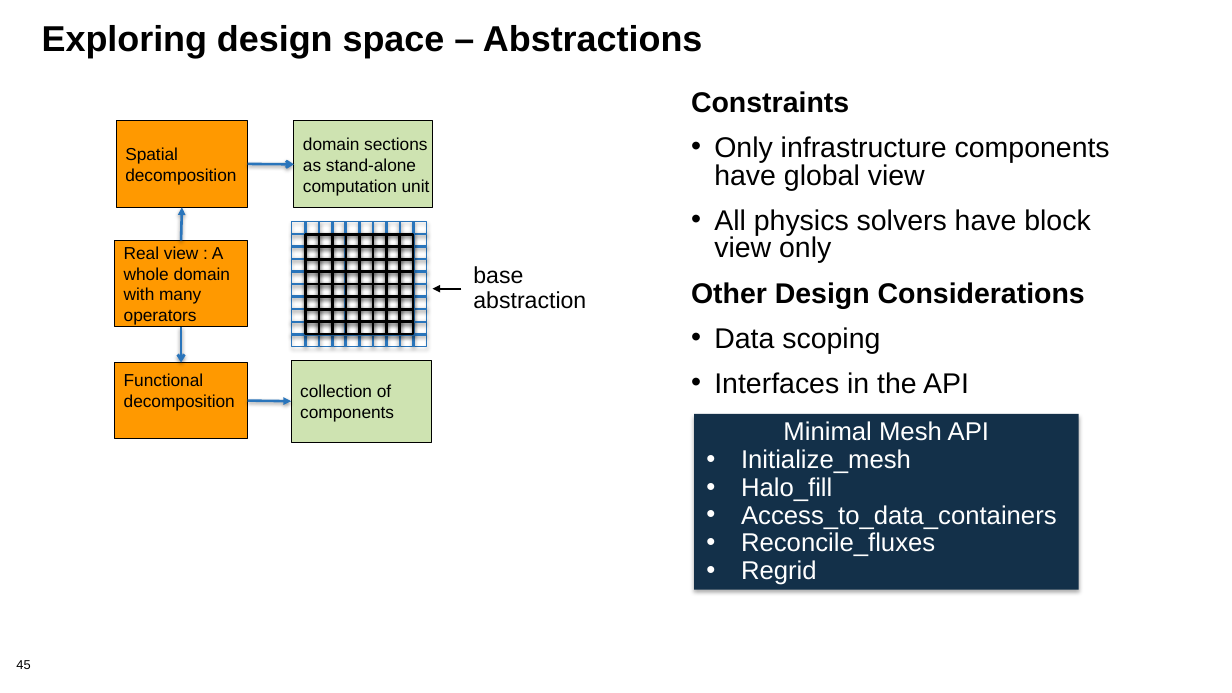
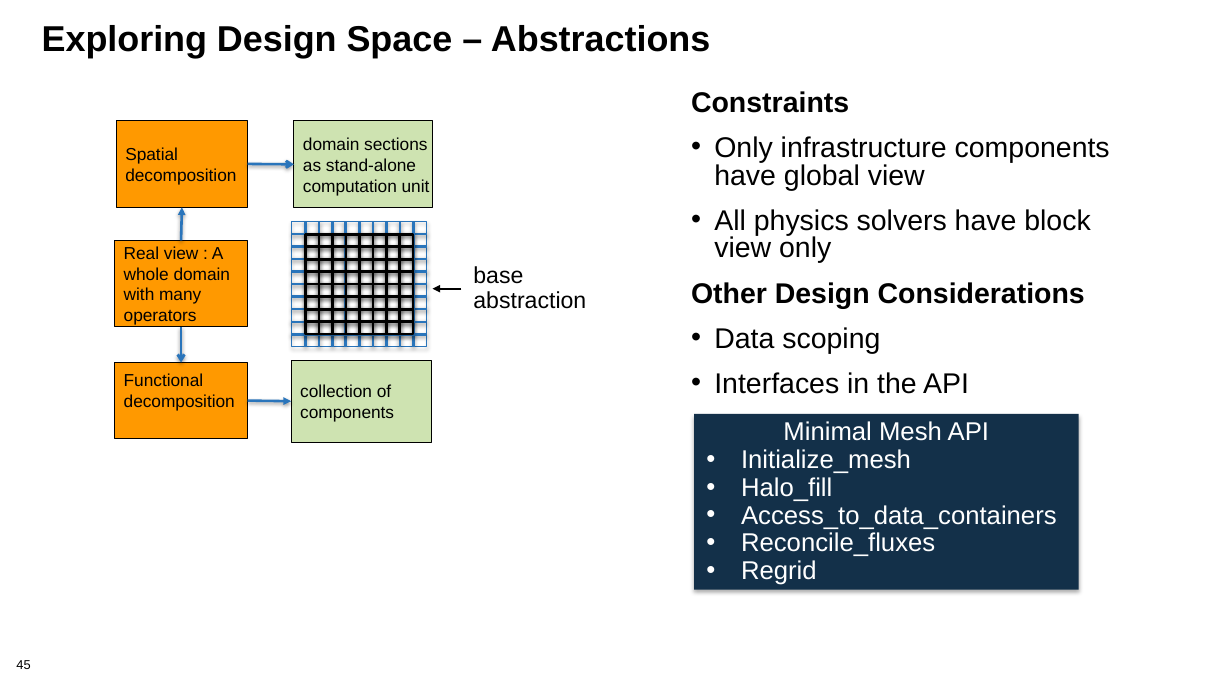
Before and after one commit to bssw-tutorial/presentations, a slide deck: slide 45 of dev-test-llm.pptx. Drawn at 1232x693 pixels with LibreOffice and Linux fonts; fonts in the diff are those of the drawing. Boxes give left, top, right and bottom in pixels: in the first picture for what was removed or moved away, otherwise in the second. Text is boxed around its words. In the diff, an @@ line names an element or a change of style, - is before the commit and + after.

```diff
--- a/dev-test-llm.pptx
+++ b/dev-test-llm.pptx
@@ title at <box>42,25,710,58</box>: text changed @@
-Exploring design space – Abstractions
+Exploring Design Space – Abstractions
```
Also in this commit, not shown: 15 other slides changed.
